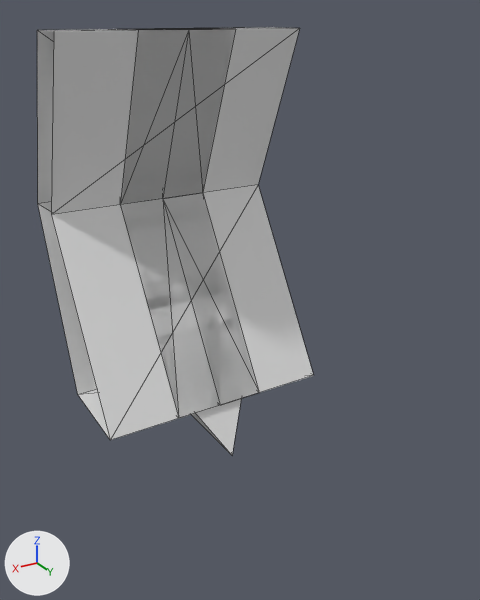
Two versions of the glTF model pr-preview/pr-40/assets/models/plow.glb, one commit apart.
Both versions are drawn from a 50 mm camera at (1.2, 2.56, 1.55) aimed at (-0.03, 0.51, 0.53). The lights are fixed; the arrows at lower left show +X, +Y and +Z. Mesh edges are drawn as thin lines. Vertices at the same position are counted once.

The first picture shows 'Plow_Segment', 'Plow_Tooth', 'Plow_Wing_L', 'Plow_Wing_R'.
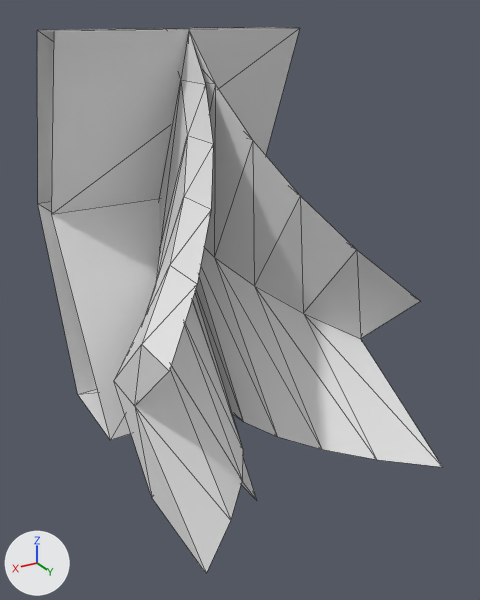
What differs and where, as boxes (x1, y1, x2, y2) in the pictures (480 x 600 px):
```json
{"object": "Plow_Wing_R", "change": "reshaped", "before": [120, 29, 220, 418], "after": [189, 31, 442, 467], "on screen": "151% wider, 12% taller"}
{"object": "Plow_Wing_L", "change": "reshaped", "before": [163, 28, 259, 405], "after": [114, 31, 243, 573]}
{"object": "Plow_Tooth", "change": "reshaped", "before": [191, 399, 241, 455], "after": [241, 459, 256, 499]}
```

Scene script edits in JSON lines:
```json
{"block": "me_plow_wing_l_mesh", "where": "# used by ob_plow_wing_l; location = (0.0, 0.0, 0.0)"}
{"op": "remove", "block": "me_plow_wing_l_mesh", "code": "me_plow_wing_l_mesh.from_pydata(...)  # 12 vertices, 20 faces; spans x -0.2..0.0, y -0.3..0.4, z 0.0..1.5"}
{"op": "add", "block": "me_plow_wing_l_mesh", "code": "me_plow_wing_l_mesh.from_pydata(...)  # 36 vertices, 64 faces; spans x 0.0..0.5, y -0.3..1.2, z 0.0..1.5"}
{"block": "me_plow_wing_l_mesh", "change": "me_plow_wing_l_mesh part 1"}
{"block": "me_plow_wing_l_mesh", "change": "6 vertices are removed from x -0.2, y -0.3..0.4, z 0.0..1.5"}
{"block": "me_plow_wing_l_mesh", "change": "20 faces are deleted"}
{"block": "me_plow_wing_l_mesh", "change": "19 vertices are added at x 0.02..0.5, y -0.14..0.8, z 0.0..1.32"}
{"block": "me_plow_wing_l_mesh", "change": "6 new vertices lie (0.0, 0.2, 0.0) away from vertices in x 0.02..0.5, y 0.16..0.8, z 0.32..1.32"}
{"block": "me_plow_wing_l_mesh", "change": "5 new vertices lie (0.0, 0.4, 0.0) away from vertices in x 0.02..0.5, y 0.16..0.8, z 0.0"}
{"block": "me_plow_wing_l_mesh", "change": "64 new faces join them"}
{"block": "me_plow_wing_r_mesh", "where": "# used by ob_plow_wing_r; location = (0.0, 0.0, 0.0)"}
{"op": "remove", "block": "me_plow_wing_r_mesh", "code": "me_plow_wing_r_mesh.from_pydata(...)  # 12 vertices, 20 faces; spans x 0.0..0.2, y -0.3..0.4, z 0.0..1.5"}
{"op": "add", "block": "me_plow_wing_r_mesh", "code": "me_plow_wing_r_mesh.from_pydata(...)  # 36 vertices, 64 faces; spans x -0.5..0.0, y -0.3..1.2, z 0.0..1.5"}
{"block": "me_plow_wing_r_mesh", "change": "me_plow_wing_r_mesh part 2"}
{"block": "me_plow_wing_r_mesh", "change": "1 vertex is removed from x 0.2, y -0.1, z 0.8"}
{"block": "me_plow_wing_r_mesh", "change": "11 faces are deleted"}
{"block": "me_plow_wing_r_mesh", "change": "5 vertices move from x 0.2, y -0.3..0.4, z 0.0..1.5 to x -0.02, y -0.14..0.56, z 0.0..1.32"}
{"block": "me_plow_wing_r_mesh", "change": "20 vertices are added at x -0.5..-0.02, y 0.02..1.2, z 0.0..1.14"}
{"block": "me_plow_wing_r_mesh", "change": "5 new vertices lie (0.0, 0.2, 0.0) away from vertices in x -0.5..-0.08, y 0.32..0.8, z 0.32..1.14"}
{"block": "me_plow_wing_r_mesh", "change": "55 new faces join them"}
{"block": "me_plow_tooth_mesh", "where": "# used by ob_plow_tooth; location = (0.0, 0.0, 0.0)"}
{"op": "remove", "block": "me_plow_tooth_mesh", "code": "me_plow_tooth_mesh.from_pydata(...)  # 5 vertices, 6 faces; spans x -0.15..0.15, y 0.0..0.5, z -0.2..0.05"}
{"op": "add", "block": "me_plow_tooth_mesh", "code": "me_plow_tooth_mesh.from_pydata(...)  # 5 vertices, 6 faces; spans x -0.15..0.15, y -0.1..0.7, z -0.3..0.1"}
{"block": "me_plow_tooth_mesh", "change": "me_plow_tooth_mesh part 3: the whole mesh is rebuilt"}
```
